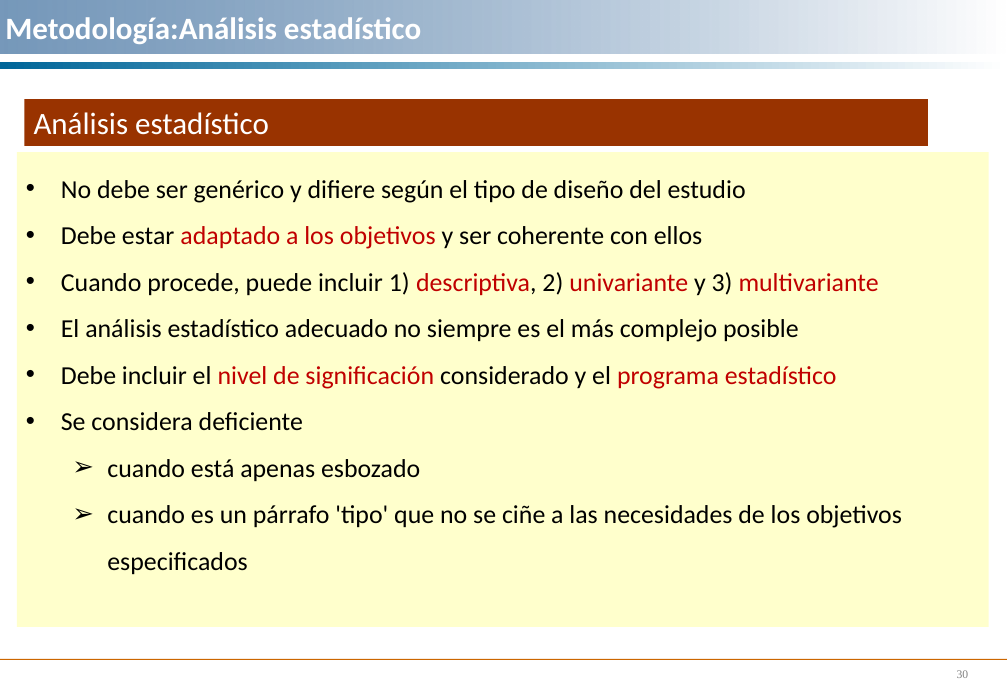
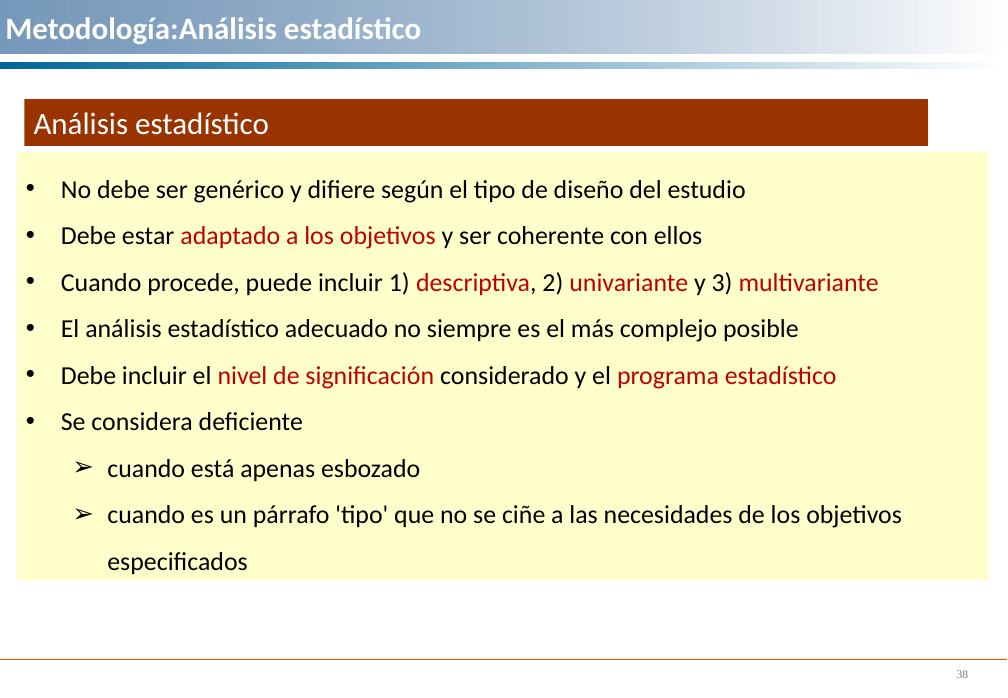
Before and after one commit to ibaitamayo/Taller_PI, a slide deck: slide 38 of Taller 2/Metodología. Taller.ppt (slide 30 before the commit). Drawn at 1008x698 pixels with LibreOffice and Linux fonts; fonts in the diff are those of the drawing. Boxes give left, top, right and bottom in pixels: in the first picture for what was removed or moved away, otherwise in the second. Text is boxed around its words. In the diff, an @@ line names an element or a change of style, - is before the commit and + after.

```diff
--- a/Taller 2/Metodología. Taller.ppt
+++ b/Taller 2/Metodología. Taller.ppt
@@ rectangle "No debe ser genérico y ...": place and size @@
-rectangle "No debe ser genérico y ..." at [17, 152, 988, 626]
+rectangle "No debe ser genérico y ..." at [17, 152, 988, 579]
```
Also in this commit, not shown: 12 other slides changed, 12 slides added, 2 other files.
